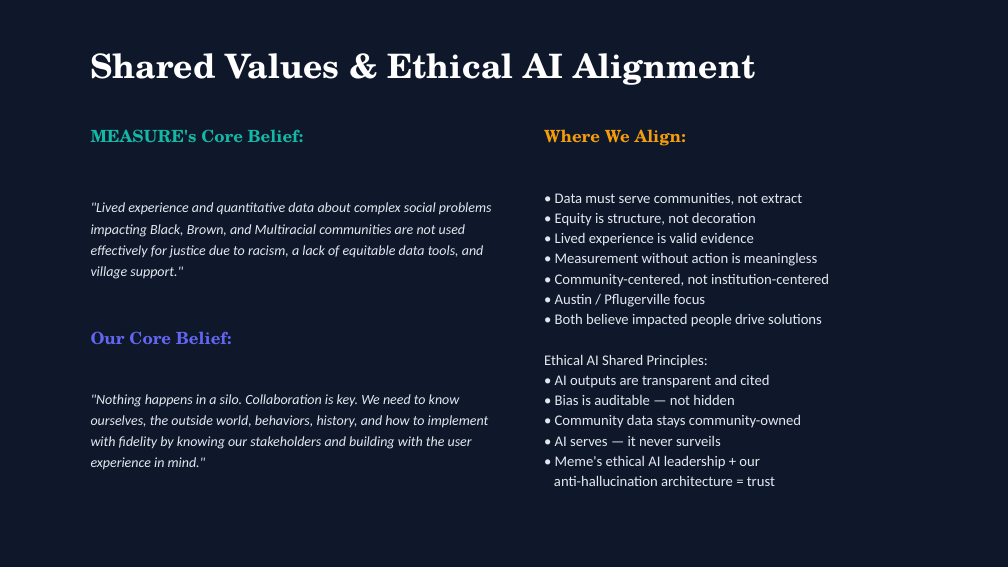
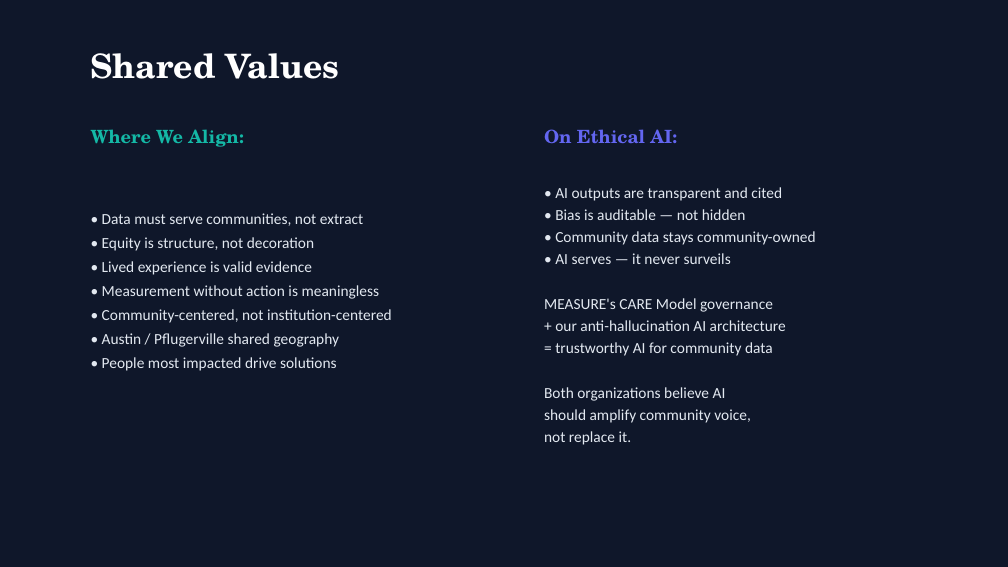
Before and after one commit to mrterryflood-ui/Thriveup, a slide deck: slide 10 of attached_assets/ThriveUp_RPLICE_MEASURE_Improved.pptx (slide 9 before the commit). Drawn at 1008x567 pixels with LibreOffice and Linux fonts; fonts in the diff are those of the drawing. Boxes give left, top, right and bottom in pixels: in the first picture for what was removed or moved away, otherwise in the second. Text is boxed around its words. In the diff, an @@ line names an element or a change of style, - is before the commit and + after.

```diff
--- a/attached_assets/ThriveUp_RPLICE_MEASURE_Improved.pptx
+++ b/attached_assets/ThriveUp_RPLICE_MEASURE_Improved.pptx
@@ text at (91, 53, 339, 79): text changed @@
-Shared Values & Ethical AI Alignment
+Shared Values
@@ text "Where We Align:": place and size @@
-text "Where We Align:" at (544, 129, 686, 146)
+text "Where We Align:" at (91, 129, 243, 147)
@@ text "Where We Align:" at (91, 129, 243, 147): size 12 to 13 pt, text colour #F59E0B to #14B8A6 @@
@@ text removed at (91, 129, 304, 142) @@
-MEASURE's Core Belief:
@@ text added at (544, 129, 677, 144), 13 pt, text #6366F1, bold @@
+On Ethical AI:
@@ text removed at (91, 202, 492, 279) @@
-"Lived experience and quantitative data about complex social problems impacting Black, Brown, and Multiracial communities are not used effectively for justice due to racism, a lack of equitable data tools, and village support."
@@ text at (544, 193, 829, 368): paragraphs removed @@
-• Data must serve communities, not extract
-• Equity is structure, not decoration
-• Lived experience is valid evidence
-• Measurement without action is meaningless
-• Community-centered, not institution-centered
-• Austin / Pflugerville focus
-• Both believe impacted people drive solutions
-Ethical AI Shared Principles:
@@ text at (555, 187, 815, 264): size 10.5 to 11 pt in "• AI outputs are transparent and cited", "• Bias is auditable — not hidden", "• Community data stays community-owned", "• AI serves — it never surveils"; line spacing 1.15 to 1.2 @@
@@ text added at (102, 213, 392, 371), 11 pt, text #E2E8F0 @@
+• Data must serve communities, not extract
+• Equity is structure, not decoration
+• Lived experience is valid evidence
+• Measurement without action is meaningless
+• Community-centered, not institution-centered
+• Austin / Pflugerville shared geography
+• People most impacted drive solutions
@@ text at (544, 298, 786, 445): text changed; size 10.5 to 11 pt @@
-• Meme's ethical AI leadership + our
-anti-hallucination architecture = trust
+MEASURE's CARE Model governance
++ our anti-hallucination AI architecture
+= trustworthy AI for community data
+Both organizations believe AI
+should amplify community voice,
+not replace it.
@@ text removed at (91, 331, 232, 345) @@
-Our Core Belief:
@@ text removed at (91, 394, 489, 470) @@
-"Nothing happens in a silo. Collaboration is key. We need to know ourselves, the outside world, behaviors, history, and how to implement with fidelity by knowing our stakeholders and building with the user experience in mind."
```
Also in this commit, not shown: 9 other slides changed, 2 slides added, 2 slides removed, 2 other files.
